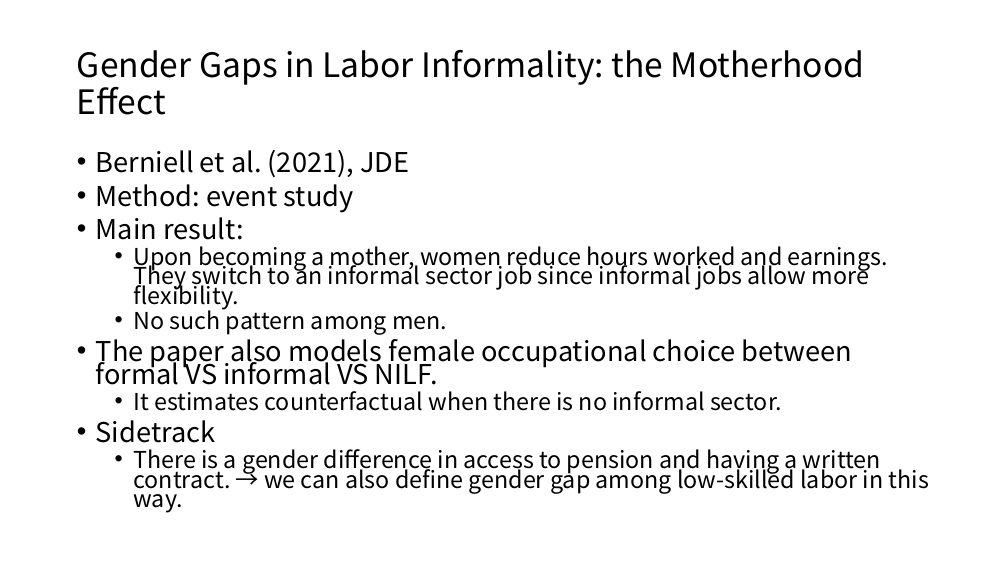
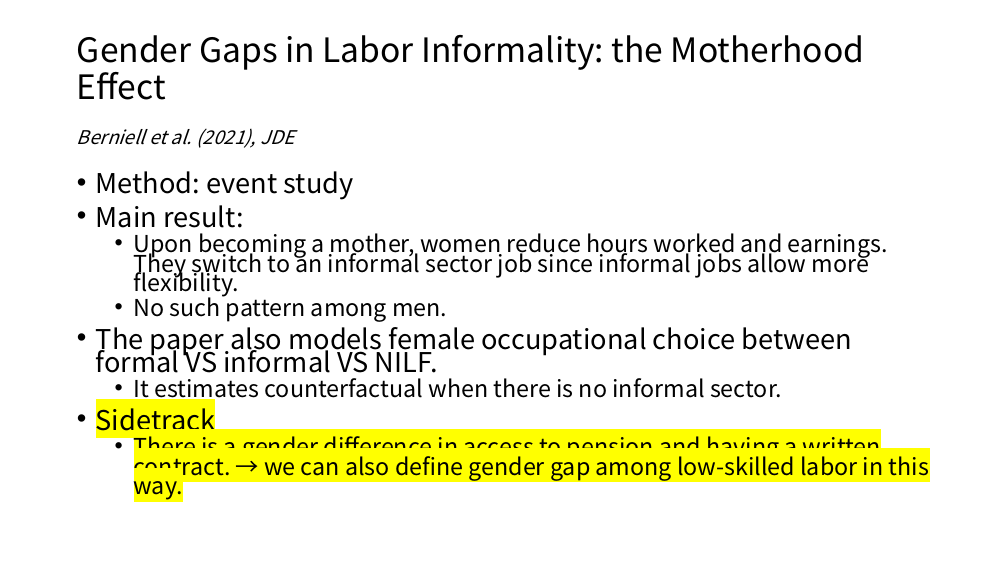
Before and after one commit to s-saisw/readingSummary, a slide deck: slide 2 of summary-spring2021.pptx. Drawn at 1008x567 pixels with LibreOffice and Linux fonts; fonts in the diff are those of the drawing. Boxes give left, top, right and bottom in pixels: in the first picture for what was removed or moved away, otherwise in the second. Text is boxed around its words. In the diff, an @@ line names an element or a change of style, - is before the commit and + after.

```diff
--- a/summary-spring2021.pptx
+++ b/summary-spring2021.pptx
@@ title "Gender Gaps in Labor Informality: ...": place and size @@
-title "Gender Gaps in Labor Informality: ..." at <box>77,50,865,115</box>
+title "Gender Gaps in Labor Informality: ..." at <box>77,35,865,100</box>
@@ text added at <box>77,128,294,148</box>, 18 pt, text #000000, italic @@
+Berniell et al. (2021), JDE
@@ text "Method: event study": place and size @@
-text "Method: event study" at <box>96,150,929,513</box>
+text "Method: event study" at <box>96,171,929,500</box>
@@ text at <box>96,150,409,178</box>: paragraph removed @@
-• Berniell et al. (2021), JDE
@@ text at <box>96,402,929,500</box>: highlight none to #FFFF00 in "Sidetrack", "There is a gender difference in access ..." @@
```
Also in this commit, not shown: 2 other slides changed, 3 slides added, 1 other file.
